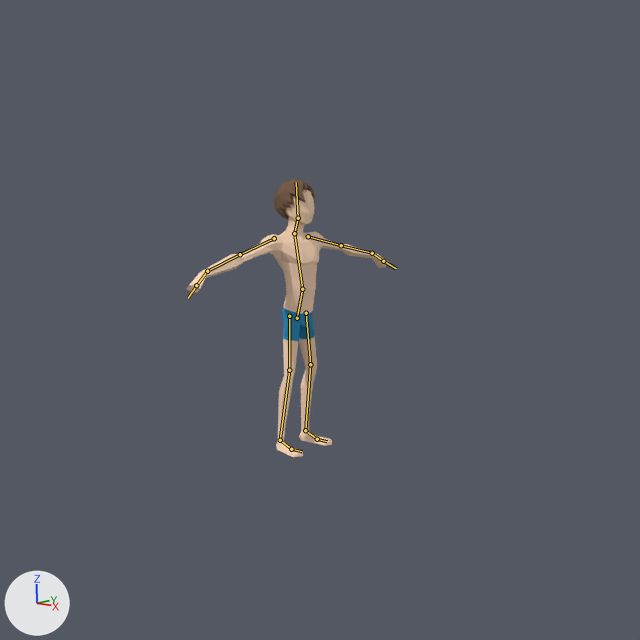
The Blender file Models/Characters/Roger/ze_stopem.blend as it was, and as the next commit left it.
One viewpoint serves both versions: the file's camera 'Camera'. Arrows for +X, +Y and +Z are at lower left; the lights stay in place. The bones that bend it are drawn over the model as lines.
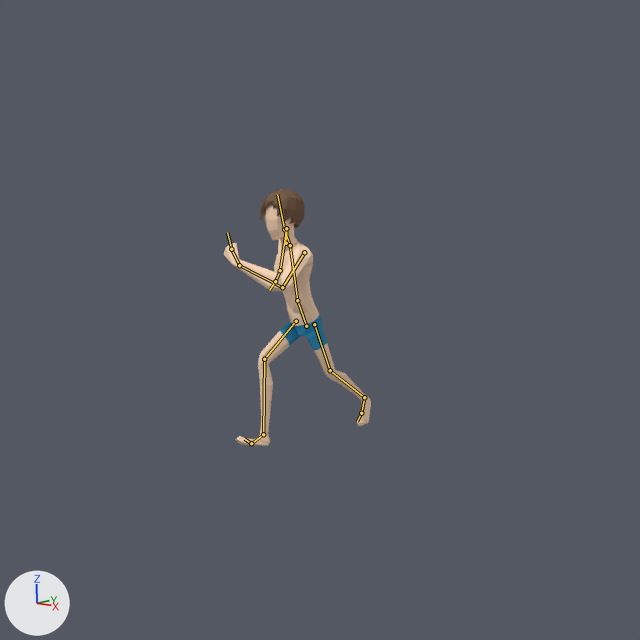
The newer file adds an action. The first version stands in its rest pose; the second is drawn at frame 31 of the action 'RogerStartRight'.

What differs and where, as boxes (x1, y1, x2, y2) in the pictures (640 x 640 px):
'Cube.000', posed (27% narrower, 8% shorter)
    before: (186, 179, 389, 457)
    after: (224, 189, 371, 446)
bone 'Bone', root to tip
    before: (297, 318) to (302, 289)
    after: (306, 326) to (297, 300)
bone 'Bone.001', root to tip
    before: (302, 289) to (294, 233)
    after: (297, 300) to (290, 245)
bone 'Bone.005.L', root to tip
    before: (308, 236) to (341, 245)
    after: (304, 252) to (282, 287)
bone 'Bone.007.L', root to tip
    before: (341, 245) to (372, 253)
    after: (282, 287) to (239, 265)
bone 'Bone.009.L', root to tip
    before: (372, 253) to (383, 261)
    after: (239, 265) to (231, 249)
bone 'Bone.002', root to tip
    before: (294, 233) to (298, 218)
    after: (290, 245) to (284, 229)
bone 'Bone.003', root to tip
    before: (298, 218) to (296, 182)
    after: (284, 229) to (277, 194)
bone 'Bone.005.R', root to tip
    before: (274, 238) to (240, 254)
    after: (286, 243) to (286, 228)
bone 'Bone.007.R', root to tip
    before: (240, 254) to (207, 271)
    after: (286, 228) to (280, 270)
bone 'Bone.009.R', root to tip
    before: (207, 271) to (196, 285)
    after: (280, 270) to (275, 281)

The edits, one by one:
Bone 'Bone' (bone_bone) moves from (0.0, 0.0, 0.0) to (-0.014, -0.054, -0.176).
Bone 'Bone' (bone_bone) turns from (0, 0, 0) to (60, -78, -87) degrees about its own x, y and z.
Bone 'Bone.001' (bone_bone_001) turns from (0, 0, 0) to (10, -26, -5) degrees about its own x, y and z.
Bone 'Bone.005.L' (bone_bone_005_l) turns from (0, 0, 0) to (0, -24, -47) degrees about its own x, y and z.
Bone 'Bone.007.L' (bone_bone_007_l) turns from (0, 0, 0) to (24, -30, -109) degrees about its own x, y and z.
Bone 'Bone.009.L' (bone_bone_009_l) turns from (0, 0, 0) to (14, 27, -12) degrees about its own x, y and z.
Bone 'Bone.002' (bone_bone_002) turns from (0, 0, 0) to (17, 13, 0) degrees about its own x, y and z.
Bone 'Bone.003' (bone_bone_003) turns from (0, 0, 0) to (0, 18, 5) degrees about its own x, y and z.
Bone 'Bone.005.R' (bone_bone_005_r) turns from (0, 0, 0) to (15, -49, -40) degrees about its own x, y and z.
Bone 'Bone.007.R' (bone_bone_007_r) turns from (0, 0, 0) to (23, 32, 139) degrees about its own x, y and z.
Bone 'Bone.009.R' (bone_bone_009_r) turns from (0, 0, 0) to (7, 14, 19) degrees about its own x, y and z.
Bone 'leg control.L' (bone_leg_control_l) moves from (0.0, 0.0, 0.0) to (-0.948, 0.615, 0.491).
Bone 'leg control.L' (bone_leg_control_l) turns from (0, 0, 0) to (-44, 11, -88) degrees about its own x, y and z.
Bone 'toescontrol.L' (bone_toescontrol_l) turns from (0, 0, 0) to (3, 0, 15) degrees about its own x, y and z.
Bone 'LEG P TARGET.L' (bone_leg_p_target_l) moves from (0.0, 0.0, 0.0) to (2.431, -1.622, 0.014).
Bone 'LEG P TARGET.L' (bone_leg_p_target_l) turns from (0, 0, 0) to (0, 0, -90) degrees about its own x, y and z.
Bone 'leg control.R' (bone_leg_control_r) moves from (0.0, 0.0, 0.0) to (0.292, 0.178, 0.201).
Bone 'leg control.R' (bone_leg_control_r) turns from (0, 0, 0) to (3, 0, -90) degrees about its own x, y and z.
Bone 'toescontrol.R' (bone_toescontrol_r) turns from (0, 0, 0) to (-1, -3, 31) degrees about its own x, y and z.
Bone 'LEG P TARGET.R' (bone_leg_p_target_r) moves from (0.0, 0.0, 0.0) to (1.858, -2.22, 0.019).
Bone 'LEG P TARGET.R' (bone_leg_p_target_r) turns from (0, 0, 0) to (0, 0, -90) degrees about its own x, y and z.
Bone 'HeadIK' (bone_headik) moves from (0.0, 0.0, 0.0) to (2.413, -2.584, 6.865).
Bone 'HeadIK' (bone_headik) turns from (0, 0, 0) to (90, 2, 2) degrees about its own x, y and z.
